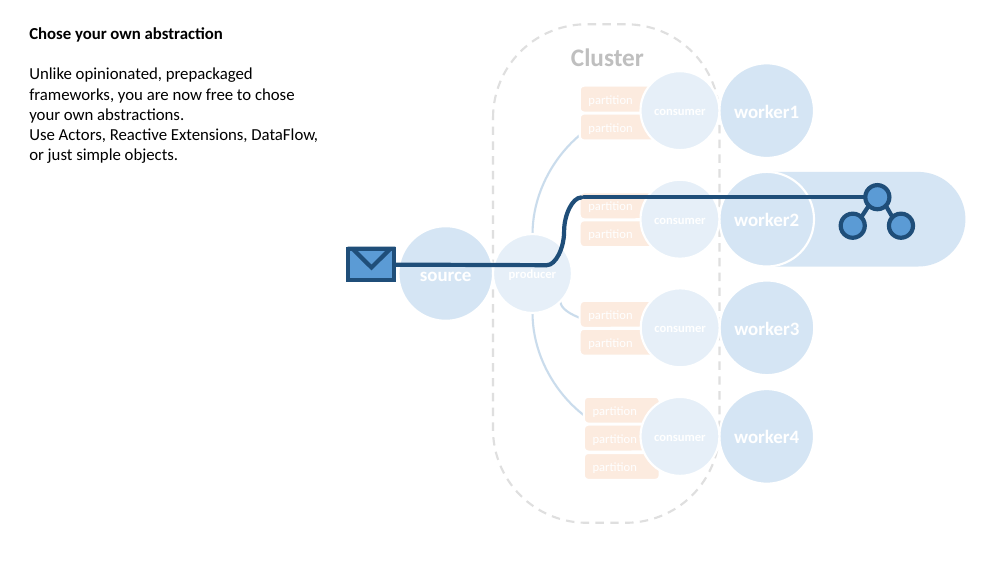
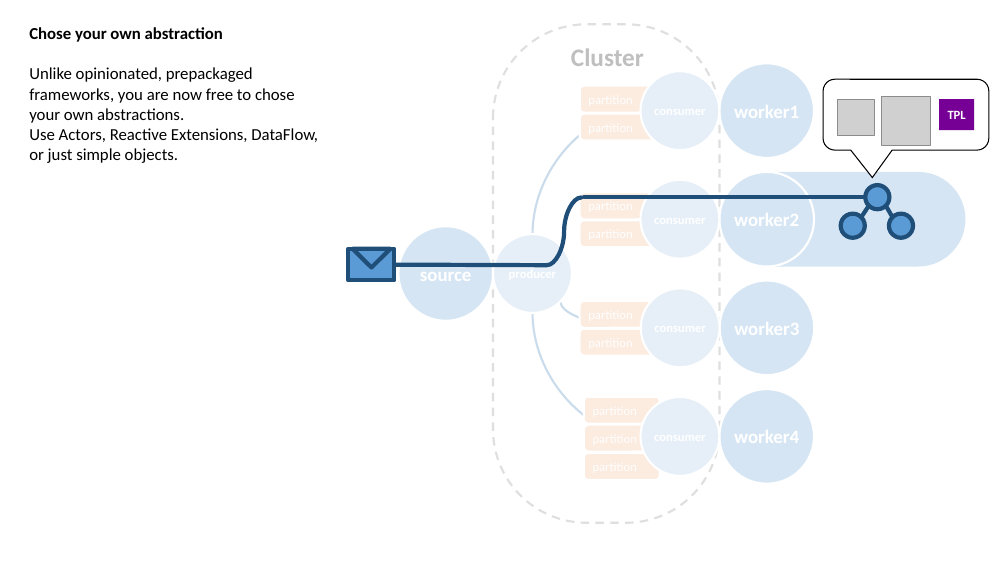
Before and after one commit to rogeralsing/Presentations, a slide deck: slide 10 of ClusterSoftware/cluster.pptx. Drawn at 1008x567 pixels with LibreOffice and Linux fonts; fonts in the diff are those of the drawing; grey boxes stand for pictures. Boxes give left, top, right and bottom in pixels: in the first picture for what was removed or moved away, otherwise in the second. Text is boxed around its words. In the diff, an @@ line names an element or a change of style, - is before the commit and + after.

```diff
--- a/ClusterSoftware/cluster.pptx
+++ b/ClusterSoftware/cluster.pptx
@@ rectangle: place and size @@
-rectangle at (349,0,982,567)
+rectangle at (375,5,1008,567)
@@ rounded speech box added at (823,79,989,150), fill #FFFFFF, outline #000000 1 pt @@
@@ picture added at (838,99,874,135) @@
@@ picture added at (882,97,930,145) @@
@@ rectangle added at (939,99,974,130), fill #760096, 12 pt, text #FFFFFF, bold @@
+TPL
```
